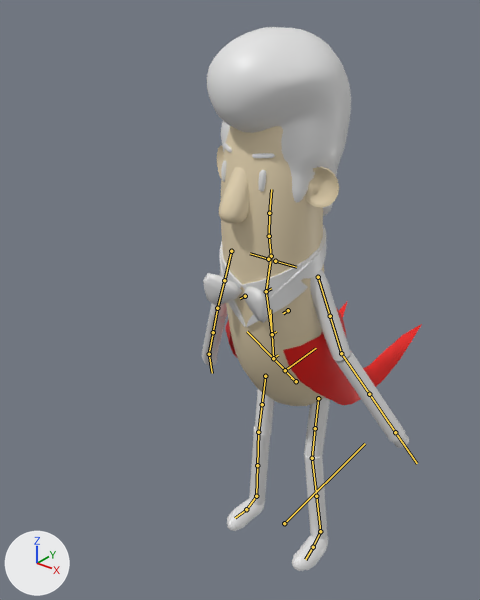
Renders of the FBX model Assets/Visuals/Protagoniste/Charlie_Anime1.fbx from each side of a commit.
Camera for both pictures: a 50 mm lens placed at (0.42, -0.632, 0.74), pointed at (-0.043, -0.054, 0.382). The axes (+X, +Y, +Z) are drawn at lower left. The lights are the same throughout. Both versions are drawn at frame 1 of the action 'rig|Run2.001'; the numbers are the values there. The bones that bend it are drawn over the model as lines.

The first picture shows 'Player_Protagonist_01'.
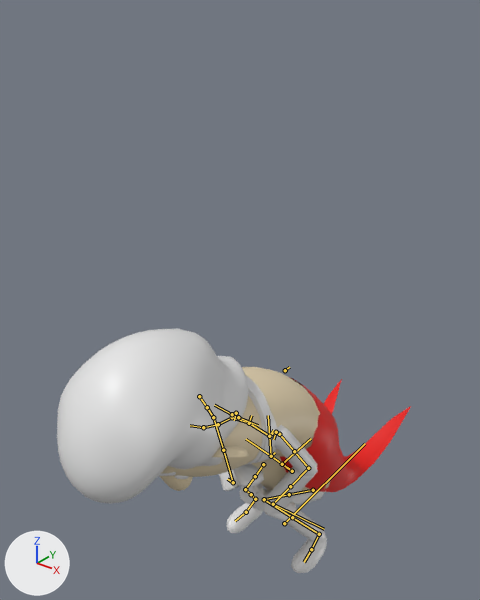
Where the change shows, as pixel boxes (x1, y1, x2, y2) in the pictures (480 x 600 px):
'Player_Protagonist_01', posed (61% wider, 55% shorter): before (202, 27, 422, 571); after (57, 328, 411, 573)
bone 'DEF-spine', root to tip: before (296, 381) to (273, 358); after (292, 471) to (271, 456)
bone 'DEF-spine.002', root to tip: before (272, 334) to (266, 291); after (269, 436) to (249, 423)
bone 'DEF-spine.003', root to tip: before (266, 291) to (271, 256); after (249, 423) to (232, 417)
bone 'DEF-spine.004', root to tip: before (271, 256) to (269, 236); after (232, 417) to (218, 424)
bone 'DEF-spine.005', root to tip: before (269, 236) to (269, 213); after (218, 424) to (203, 427)
bone 'DEF-spine.006', root to tip: before (269, 213) to (271, 189); after (203, 427) to (190, 425)
bone 'torso', root to tip: before (285, 370) to (316, 348); after (282, 464) to (311, 438)
bone 'DEF-thigh.L', root to tip: before (318, 398) to (315, 428); after (313, 490) to (289, 494)
bone 'DEF-thigh.L.001', root to tip: before (315, 428) to (312, 458); after (289, 494) to (264, 499)
bone 'DEF-shin.L', root to tip: before (312, 458) to (316, 496); after (264, 499) to (292, 517)
bone 'DEF-shin.L.001', root to tip: before (316, 496) to (320, 531); after (292, 517) to (319, 534)
bone 'DEF-foot.L', root to tip: before (320, 531) to (313, 547); after (319, 534) to (311, 549)
bone 'DEF-thigh.R', root to tip: before (265, 376) to (262, 404); after (263, 464) to (255, 476)
bone 'DEF-thigh.R.001', root to tip: before (262, 404) to (258, 432); after (255, 476) to (245, 489)
bone 'DEF-shin.R', root to tip: before (258, 432) to (257, 465); after (245, 489) to (251, 494)
bone 'DEF-shin.R.001', root to tip: before (257, 465) to (256, 496); after (251, 494) to (255, 499)
bone 'DEF-foot.R', root to tip: before (256, 496) to (246, 509); after (255, 499) to (246, 512)
bone 'MCH-spine.002', root to tip: before (272, 334) to (276, 331); after (269, 436) to (273, 430)
bone 'MCH-spine.003', root to tip: before (266, 291) to (271, 288); after (249, 423) to (251, 415)
bone 'DEF-upper_arm.L', root to tip: before (318, 277) to (330, 316); after (279, 434) to (294, 451)
bone 'DEF-upper_arm.L.001', root to tip: before (330, 316) to (341, 353); after (294, 451) to (308, 468)
bone 'DEF-forearm.L', root to tip: before (341, 353) to (369, 394); after (308, 468) to (290, 486)
bone 'DEF-forearm.L.001', root to tip: before (369, 394) to (395, 432); after (290, 486) to (273, 504)
bone 'DEF-hand.L', root to tip: before (395, 432) to (417, 463); after (273, 504) to (324, 529)
bone 'DEF-upper_arm.R', root to tip: before (231, 251) to (224, 280); after (199, 396) to (207, 407)
bone 'DEF-upper_arm.R.001', root to tip: before (224, 280) to (217, 308); after (207, 407) to (213, 417)
bone 'DEF-forearm.R', root to tip: before (217, 308) to (213, 332); after (213, 417) to (223, 450)
bone 'DEF-forearm.R.001', root to tip: before (213, 332) to (209, 354); after (223, 450) to (233, 482)
bone 'DEF-hand.R', root to tip: before (209, 354) to (212, 373); after (233, 482) to (227, 479)

What the commit changed:
Bone 'DEF-spine' (bone_def_spine) moves from (0.0, 0.0, 0.0) to (0.0, -0.116, 0.102).
Bone 'DEF-spine.002' (bone_def_spine_002) turns from (0, 0, 0) to (31, 0, 0) degrees about its own x, y and z.
Bone 'DEF-spine.003' (bone_def_spine_003) turns from (0, 0, 0) to (31, 0, 0) degrees about its own x, y and z.
Bone 'DEF-spine.004' (bone_def_spine_004) turns from (0, 0, 0) to (5, 0, 0) degrees about its own x, y and z.
Bone 'DEF-spine.005' (bone_def_spine_005) turns from (0, -3, 0) to (0, 0, 0) degrees about its own x, y and z.
Bone 'DEF-spine.006' (bone_def_spine_006) turns from (0, -3, 0) to (-8, 0, 0) degrees about its own x, y and z.
Bone 'torso' (bone_torso) moves from (0.0, 0.0, 0.0) to (0.0, 0.0, -0.155).
Bone 'DEF-thigh.L' (bone_def_thigh_l) turns from (0, 0, 0) to (-99, 3, 2) degrees about its own x, y and z.
Bone 'DEF-thigh.L' (bone_def_thigh_l) is rescaled from (1.0, 1.0, 1.0) to (1.02, 0.96, 1.02).
Bone 'DEF-thigh.L.001' (bone_def_thigh_l_001) turns from (0, 0, 0) to (0, 2, 0) degrees about its own x, y and z.
Bone 'DEF-shin.L' (bone_def_shin_l) turns from (0, 0, 0) to (135, 7, -2) degrees about its own x, y and z.
Bone 'DEF-shin.L' (bone_def_shin_l) is rescaled from (1.0, 1.0, 1.0) to (1.0, 0.98, 1.02).
Bone 'DEF-shin.L.001' (bone_def_shin_l_001) turns from (0, 0, 0) to (0, -3, 0) degrees about its own x, y and z.
Bone 'DEF-foot.L' (bone_def_foot_l) turns from (0, 0, 0) to (-33, -9, 20) degrees about its own x, y and z.
Bone 'DEF-foot.L' (bone_def_foot_l) is rescaled from (1.0, 1.0, 1.0) to (0.99, 0.98, 1.04).
Bone 'DEF-thigh.R' (bone_def_thigh_r) turns from (0, 0, 0) to (-99, -3, -2) degrees about its own x, y and z.
Bone 'DEF-thigh.R' (bone_def_thigh_r) is rescaled from (1.0, 1.0, 1.0) to (1.02, 0.96, 1.02).
Bone 'DEF-thigh.R.001' (bone_def_thigh_r_001) turns from (0, 0, 0) to (0, -2, 0) degrees about its own x, y and z.
Bone 'DEF-shin.R' (bone_def_shin_r) turns from (0, 0, 0) to (135, -7, 2) degrees about its own x, y and z.
Bone 'DEF-shin.R' (bone_def_shin_r) is rescaled from (1.0, 1.0, 1.0) to (1.0, 0.98, 1.02).
Bone 'DEF-shin.R.001' (bone_def_shin_r_001) turns from (0, 0, 0) to (0, 3, 0) degrees about its own x, y and z.
Bone 'DEF-foot.R' (bone_def_foot_r) turns from (0, 0, 0) to (-33, 9, -20) degrees about its own x, y and z.
Bone 'DEF-foot.R' (bone_def_foot_r) is rescaled from (1.0, 1.0, 1.0) to (0.99, 0.98, 1.04).
Bone 'MCH-spine.002' (bone_mch_spine_002) turns from (0, 0, 0) to (31, 0, 0) degrees about its own x, y and z.
Bone 'MCH-spine.003' (bone_mch_spine_003) turns from (0, 0, 0) to (31, 0, 0) degrees about its own x, y and z.
Bone 'DEF-upper_arm.L' (bone_def_upper_arm_l) turns from (0, 0, 0) to (-36, -13, -3) degrees about its own x, y and z.
Bone 'DEF-upper_arm.L' (bone_def_upper_arm_l) is rescaled from (1.0, 1.0, 1.0) to (1.08, 0.85, 1.08).
Bone 'DEF-upper_arm.L.001' (bone_def_upper_arm_l_001) turns from (0, 0, 0) to (0, 6, 0) degrees about its own x, y and z.
Bone 'DEF-forearm.L' (bone_def_forearm_l) turns from (0, 0, 0) to (-65, 10, 11) degrees about its own x, y and z.
Bone 'DEF-forearm.L' (bone_def_forearm_l) is rescaled from (1.0, 1.0, 1.0) to (1.2, 0.63, 1.37).
Bone 'DEF-forearm.L.001' (bone_def_forearm_l_001) turns from (0, 0, 0) to (0, -5, 0) degrees about its own x, y and z.
Bone 'DEF-hand.L' (bone_def_hand_l) turns from (0, 0, 0) to (43, 10, -42) degrees about its own x, y and z.
Bone 'DEF-hand.L' (bone_def_hand_l) is rescaled from (1.0, 1.0, 1.0) to (1.03, 1.15, 1.23).
Bone 'DEF-upper_arm.R' (bone_def_upper_arm_r) turns from (0, 0, 0) to (-33, 12, 3) degrees about its own x, y and z.
Bone 'DEF-upper_arm.R' (bone_def_upper_arm_r) is rescaled from (1.0, 1.0, 1.0) to (1.09, 0.85, 1.09).
Bone 'DEF-upper_arm.R.001' (bone_def_upper_arm_r_001) turns from (0, 0, 0) to (0, -6, 0) degrees about its own x, y and z.
Bone 'DEF-forearm.R' (bone_def_forearm_r) turns from (0, 0, 0) to (-70, -11, -12) degrees about its own x, y and z.
Bone 'DEF-forearm.R' (bone_def_forearm_r) is rescaled from (1.0, 1.0, 1.0) to (1.15, 0.66, 1.34).
Bone 'DEF-forearm.R.001' (bone_def_forearm_r_001) turns from (0, 0, 0) to (0, 4, 0) degrees about its own x, y and z.
Bone 'DEF-hand.R' (bone_def_hand_r) turns from (0, 0, 0) to (45, -11, 43) degrees about its own x, y and z.
Bone 'DEF-hand.R' (bone_def_hand_r) is rescaled from (1.0, 1.0, 1.0) to (1.02, 1.07, 1.19).
